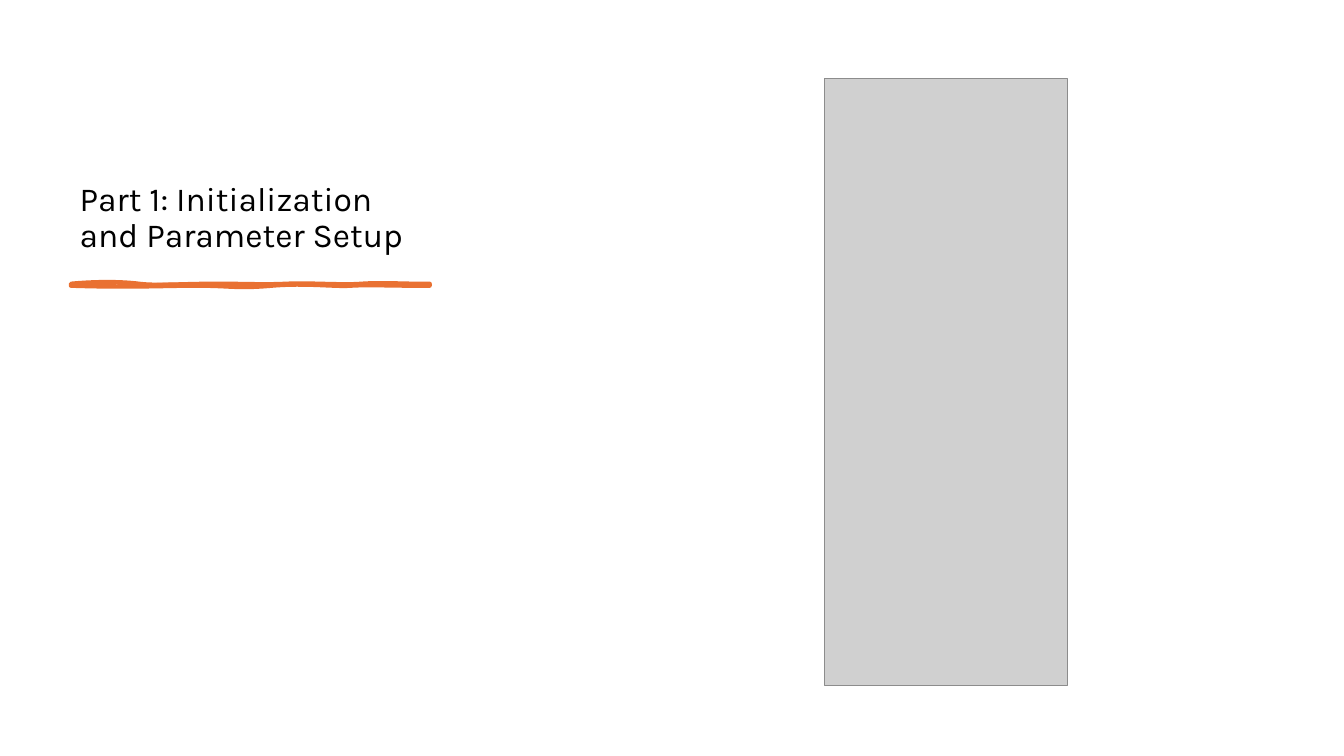
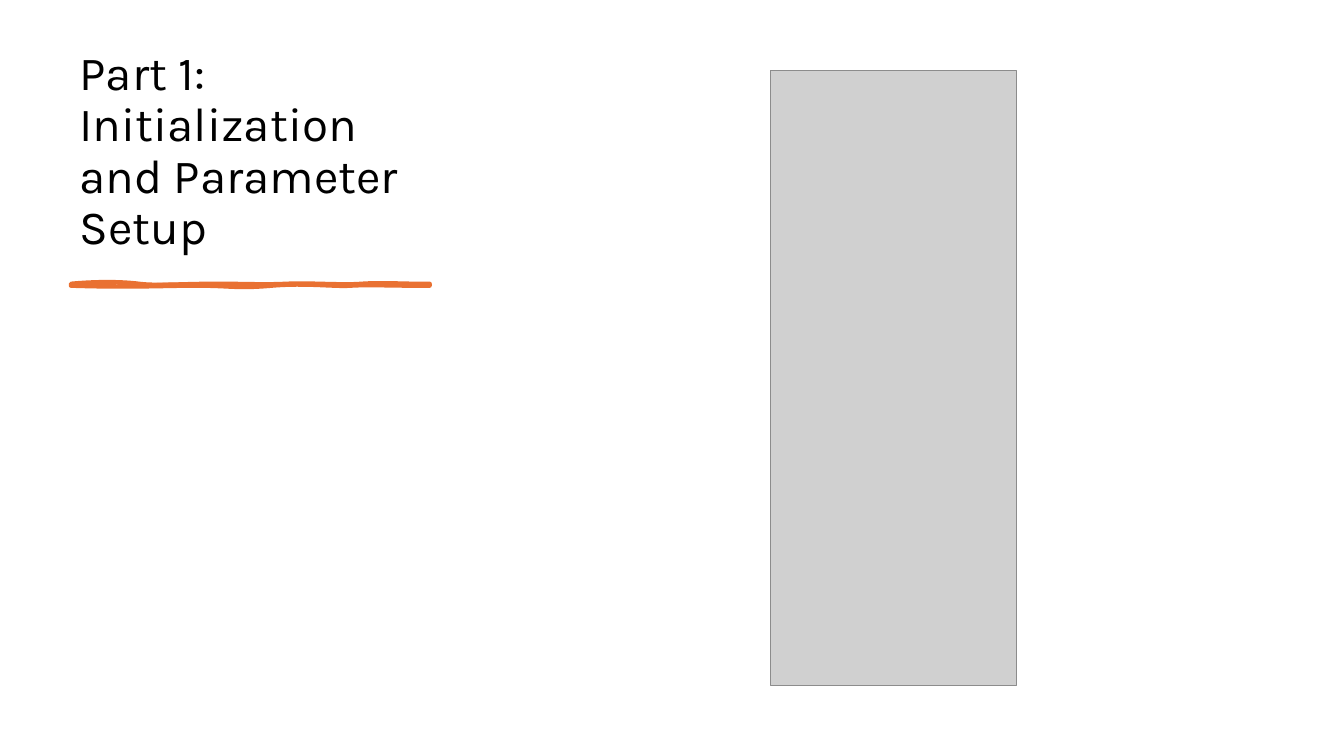
Before and after one commit to andim53/ml-ex-corr, a slide deck: slide 4 of presentation.pptx (slide 3 before the commit). Drawn at 1344x756 pixels with LibreOffice and Linux fonts; fonts in the diff are those of the drawing; grey boxes stand for pictures. Boxes give left, top, right and bottom in pixels: in the first picture for what was removed or moved away, otherwise in the second. Text is boxed around its words. In the diff, an @@ line names an element or a change of style, - is before the commit and + after.

```diff
--- a/presentation.pptx
+++ b/presentation.pptx
@@ title "Part 1: Initialization and Parameter ..." at (80, 60, 398, 256): size 24 to 34 pt @@
@@ picture: place and size @@
-picture at (825, 79, 1068, 686)
+picture at (770, 71, 1016, 686)
```
Also in this commit, not shown: 3 other slides changed, 8 slides added, 2 slides removed, 2 other files.
